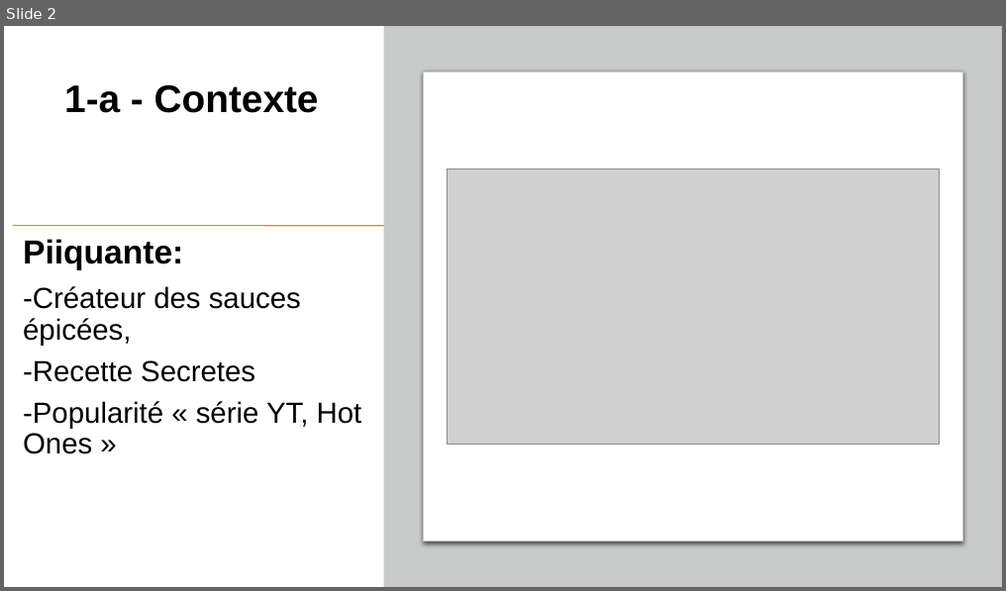
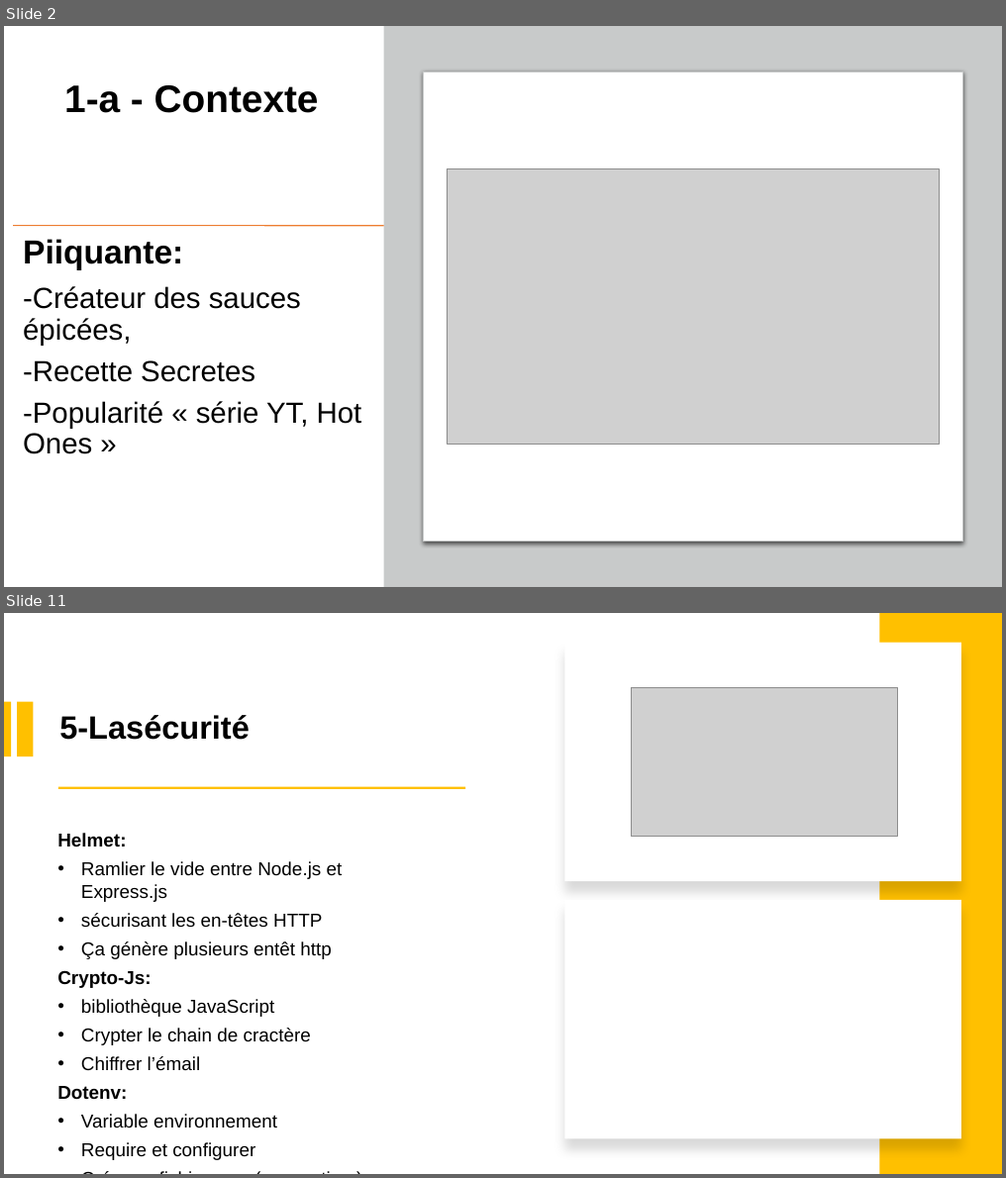
Before and after one commit to vahab12/projet-6, a slide deck: Présentation-P6.pptx. Shown one above the other, each under a label of ours: slide 2 before the commit, slides 2 and 11 after it; the slides between them are not shown. The pictures are 1006x591 and 1006x1178 pixels, drawn with LibreOffice and Linux fonts; fonts in the diff are those of the drawing; grey boxes stand for pictures. Boxes give left, top, right and bottom in pixels: in the first picture for what was removed or moved away, otherwise in the second. Text is boxed around its words. In the diff, an @@ line names an element or a change of style, - is before the commit and + after.

```diff
--- a/Présentation-P6.pptx
+++ b/Présentation-P6.pptx
@@ slide 11 added at [4, 613, 1002, 1174], background #FFFFFF @@
@@ rectangle added at [564, 642, 961, 881], fill #FFFFFF @@
@@ rectangle added at [880, 613, 1002, 1174], fill #FFC000 @@
@@ rectangle added at [4, 701, 12, 757], fill #FFC000 @@
@@ rectangle added at [17, 701, 33, 757], fill #FFC000 @@
@@ picture added at [631, 687, 898, 836] @@
@@ title added at [59, 715, 250, 740], 31 pt, text #000000, bold @@
+5-Lasécurité
@@ rectangle added at [58, 786, 466, 789], fill #FFC000 @@
@@ text added at [57, 833, 343, 1160], 18 pt, text #000000 @@
+Helmet:
+• Ramlier le vide entre Node.js et Express.js
+• sécurisant les en-têtes HTTP
+• Ça génère plusieurs entêt http
+Crypto-Js:
+• bibliothèque JavaScript
+• Crypter le chain de cractère
+• Chiffrer l’émail
+Dotenv:
+• Variable environnement
+• Require et configurer
+• Créer un fichier .env (convention )
@@ rectangle added at [564, 900, 961, 1140], fill #FFFFFF @@
```
Also in this commit, not shown: 5 slides changed, 4 other slides added, 4 slides removed, 11 other files.
